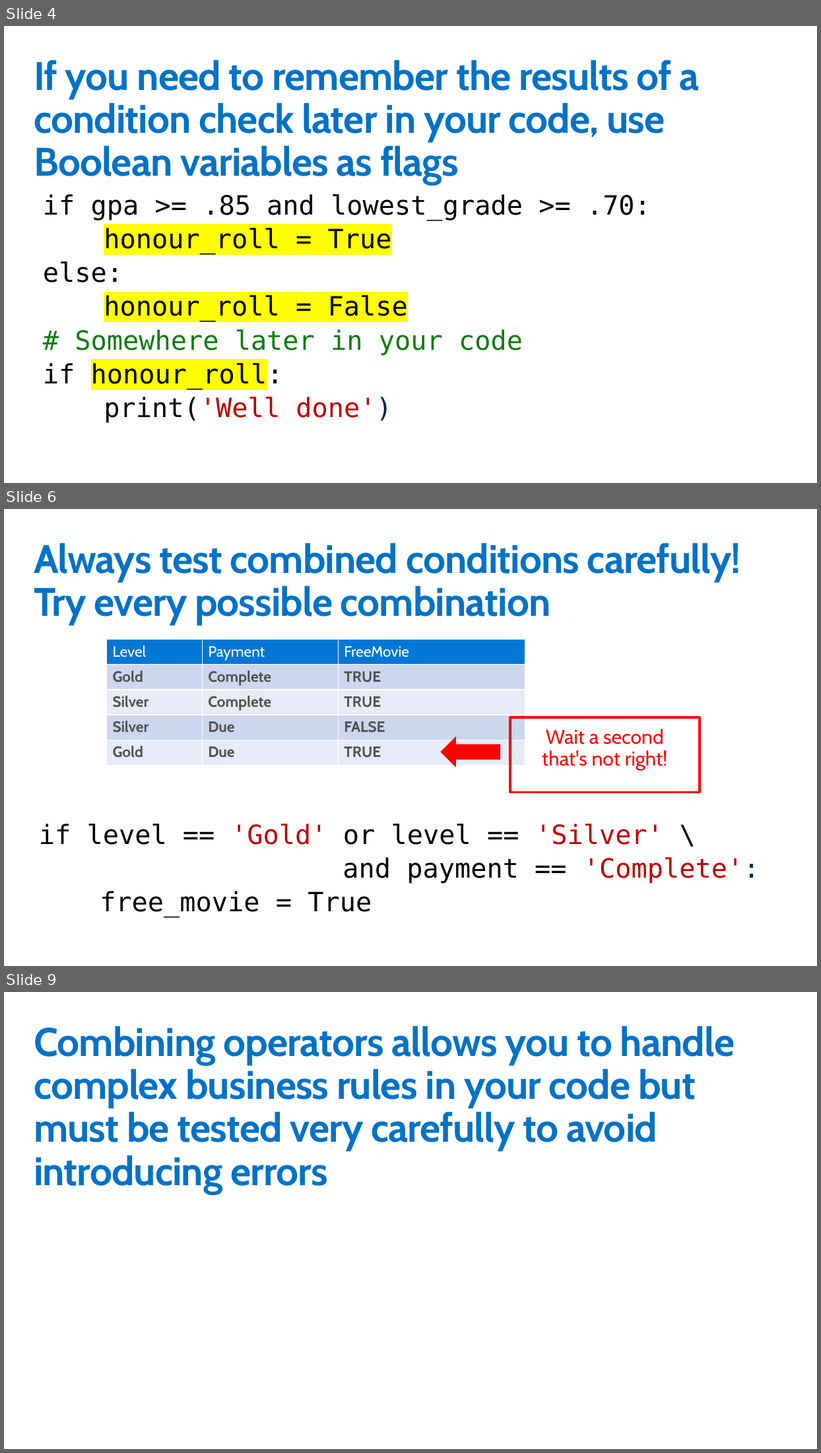
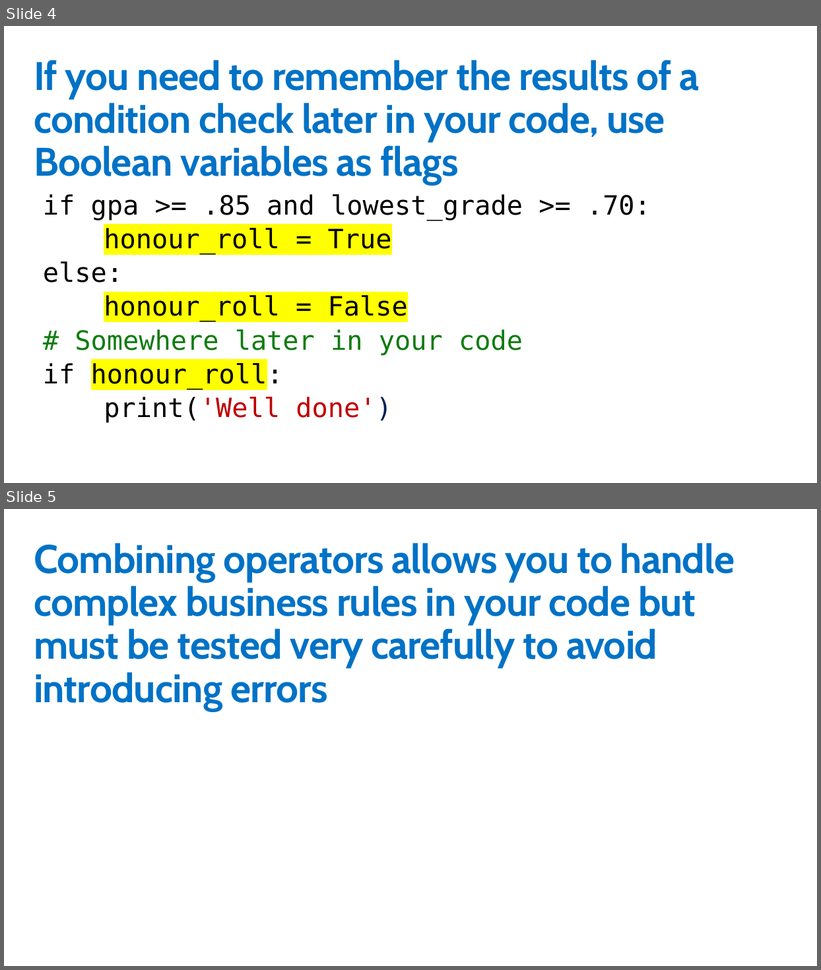
Before and after one commit to GeekTrainer/python-getting-started, a slide deck: Slides/10 - ComplexConditionChecks.pptx. Shown one above the other, each under a label of ours: slides 4, 6 and 9 before the commit, slides 4 and 5 after it; the slides between them are not shown. The pictures are 821x1453 and 821x970 pixels, drawn with LibreOffice and Linux fonts; fonts in the diff are those of the drawing. Boxes give left, top, right and bottom in pixels: in the first picture for what was removed or moved away, otherwise in the second. Text is boxed around its words. In the diff, an @@ line names an element or a change of style, - is before the commit and + after.

```diff
--- a/Slides/10 - ComplexConditionChecks.pptx
+++ b/Slides/10 - ComplexConditionChecks.pptx
@@ slide 6 removed at box(4, 509, 817, 966), background #FFFFFF @@
@@ title removed at box(34, 543, 741, 625) @@
-Always test combined conditions carefully!
-Try every possible combination
@@ table removed at box(107, 639, 525, 765), 5 rows, 3 columns @@
-Level | Payment | FreeMovie
-Gold | Complete | TRUE
-Silver | Complete | TRUE
-Silver | Due | FALSE
-Gold | Due | TRUE
@@ rectangle removed at box(510, 718, 700, 792) @@
-Wait a second that's not right!
@@ right arrow removed at box(440, 737, 500, 768) @@
@@ text removed at box(39, 824, 760, 918) @@
-if level == 'Gold' or level == 'Silver' \
-and payment == 'Complete':
-free_movie = True
@@ what was slide 9 is now slide 5 @@
```
Also in this commit, not shown: 3 other slides removed, 19 other files.
